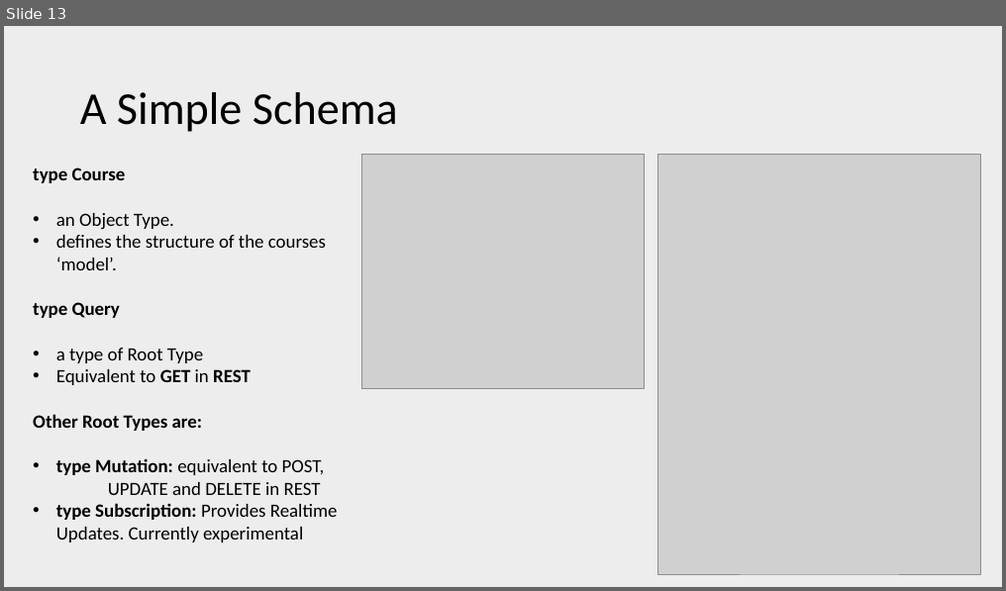
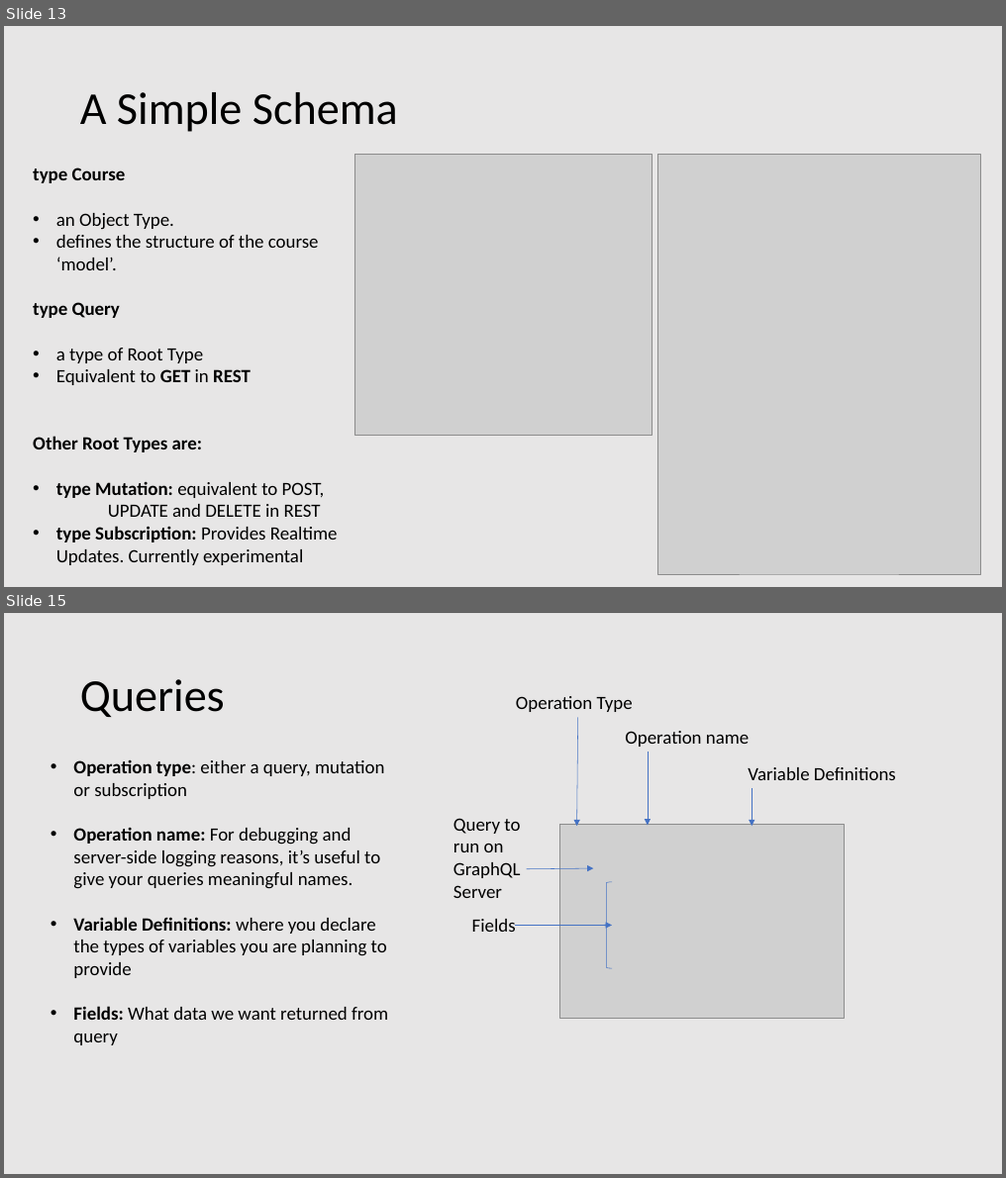
Before and after one commit to patelg123/graphql-presentation, a slide deck: current.pptx. Shown one above the other, each under a label of ours: slide 13 before the commit, slides 13 and 15 after it; the slides between them are not shown. The pictures are 1006x591 and 1006x1178 pixels, drawn with LibreOffice and Linux fonts; fonts in the diff are those of the drawing; grey boxes stand for pictures. Boxes give left, top, right and bottom in pixels: in the first picture for what was removed or moved away, otherwise in the second. Text is boxed around its words. In the diff, an @@ line names an element or a change of style, - is before the commit and + after.

```diff
--- a/current.pptx
+++ b/current.pptx
@@ slide 15 added at box(4, 613, 1002, 1174), background #E7E6E6 @@
@@ title added at box(80, 679, 225, 717), 44 pt, text #000000 @@
+Queries
@@ text added at box(516, 696, 633, 712), 18 pt, text #000000 @@
+Operation Type
@@ arrow added from (578, 717) to (576, 827), #4472C4 0.5 pt @@
@@ text added at box(625, 731, 748, 747), 18 pt, text #000000 @@
+Operation name
@@ text added at box(73, 760, 388, 1046), 18 pt, text #000000 @@
+• Operation type: either a query, mutation or subscription
+• Operation name: For debugging and server-side logging reasons, it’s useful to give your queries meaningful names.
+• Variable Definitions: where you declare the types of variables you are planning to provide
+• Fields: What data we want returned from query
@@ arrow added from (648, 752) to (648, 826), #4472C4 0.5 pt @@
@@ text added at box(747, 767, 896, 780), 18 pt, text #000000 @@
+Variable Definitions
@@ arrow added from (751, 788) to (751, 827), #4472C4 0.5 pt @@
@@ text added at box(453, 818, 521, 898), 18 pt, text #000000 @@
+Query to run on GraphQL Server
@@ picture added at box(560, 824, 844, 1019) @@
@@ arrow added from (527, 869) to (594, 868), #4472C4 0.5 pt @@
@@ left brace added at box(601, 882, 612, 968), outline #4472C4 0.5 pt @@
@@ text added at box(472, 919, 516, 932), 18 pt, text #000000 @@
+Fields
@@ arrow added from (515, 925) to (612, 925), #4472C4 0.5 pt @@
@@ slide 13 changed as well @@
@@ background #EDEDED to #E7E6E6 @@
@@ picture: place and size @@
-picture at box(361, 154, 645, 389)
+picture at box(354, 154, 651, 436)
@@ text at box(56, 235, 319, 271): text changed @@
-• defines the structure of the courses ‘model’.
+• defines the structure of the course ‘model’.
```
Also in this commit, not shown: 13 other slides changed, 2 other slides added, 2 slides removed, 4 other files.
